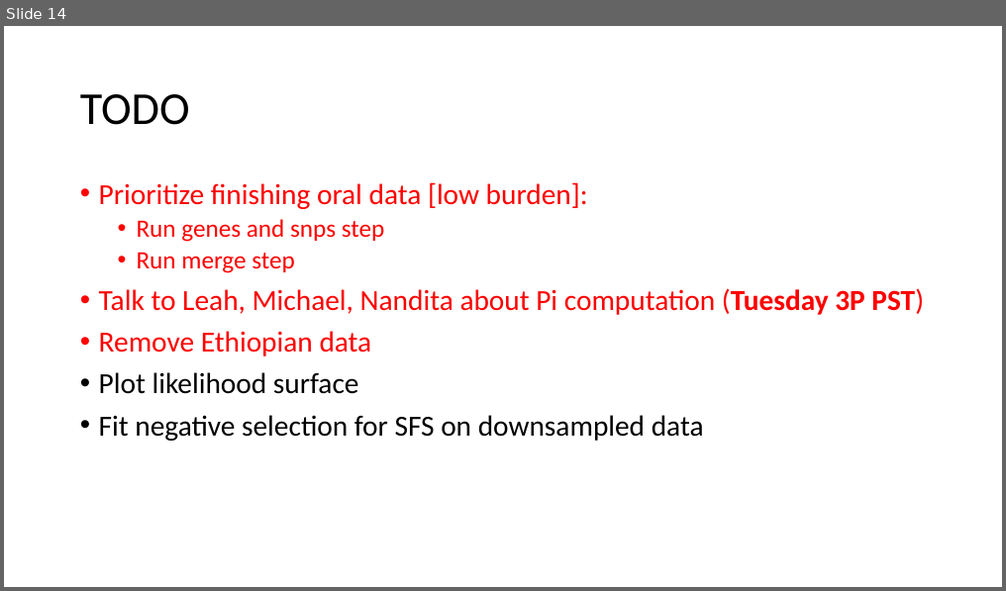
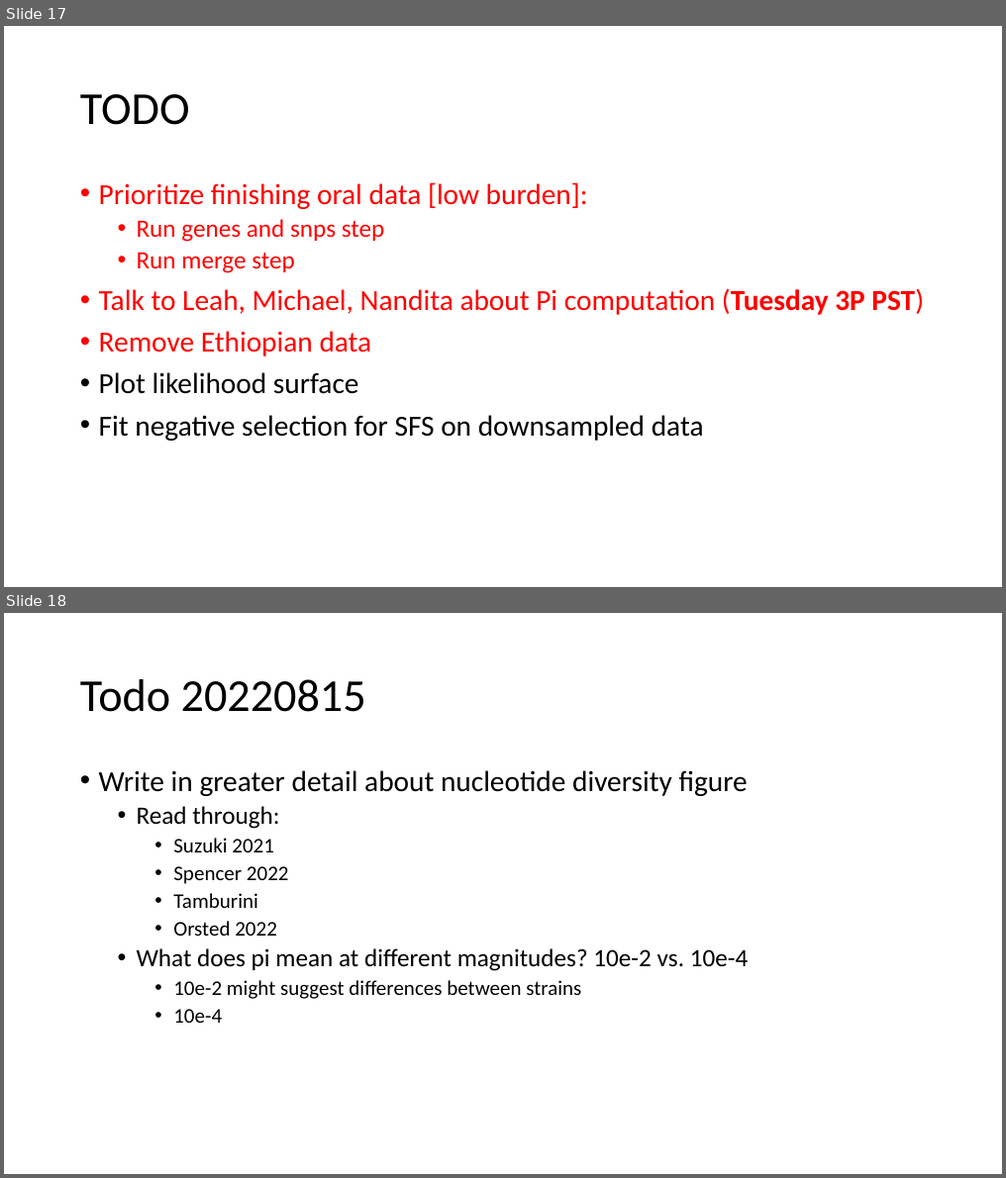
Before and after one commit to jon-mah/demo_for_ccgb, a slide deck: Summary/20220815_microbiome_demographic_slides.pptx. Shown one above the other, each under a label of ours: slide 14 before the commit, slides 17 and 18 after it. The pictures are 1006x591 and 1006x1178 pixels, drawn with LibreOffice and Linux fonts; fonts in the diff are those of the drawing. Boxes give left, top, right and bottom in pixels: in the first picture for what was removed or moved away, otherwise in the second. Text is boxed around its words. In the diff, an @@ line names an element or a change of style, - is before the commit and + after.

Commit message:
figures.

```diff
--- a/Summary/20220815_microbiome_demographic_slides.pptx
+++ b/Summary/20220815_microbiome_demographic_slides.pptx
@@ slide 18 added at (4, 613, 1002, 1174), background #FFFFFF @@
@@ title added at (80, 679, 366, 712), 44 pt, text #000000 @@
+Todo 20220815
@@ text added at (99, 770, 748, 1023), 20 pt, text #000000 @@
+• Write in greater detail about nucleotide diversity figure
+  • Read through:
+    • Suzuki 2021
+    • Spencer 2022
+    • Tamburini
+    • Orsted 2022
+  • What does pi mean at different magnitudes? 10e-2 vs. 10e-4
+    • 10e-2 might suggest differences between strains
+    • 10e-4
@@ what was slide 14 is now slide 17 @@
```
Also in this commit, not shown: 3 slides changed, 5 other slides added, 1 slide removed, 17 other files.
